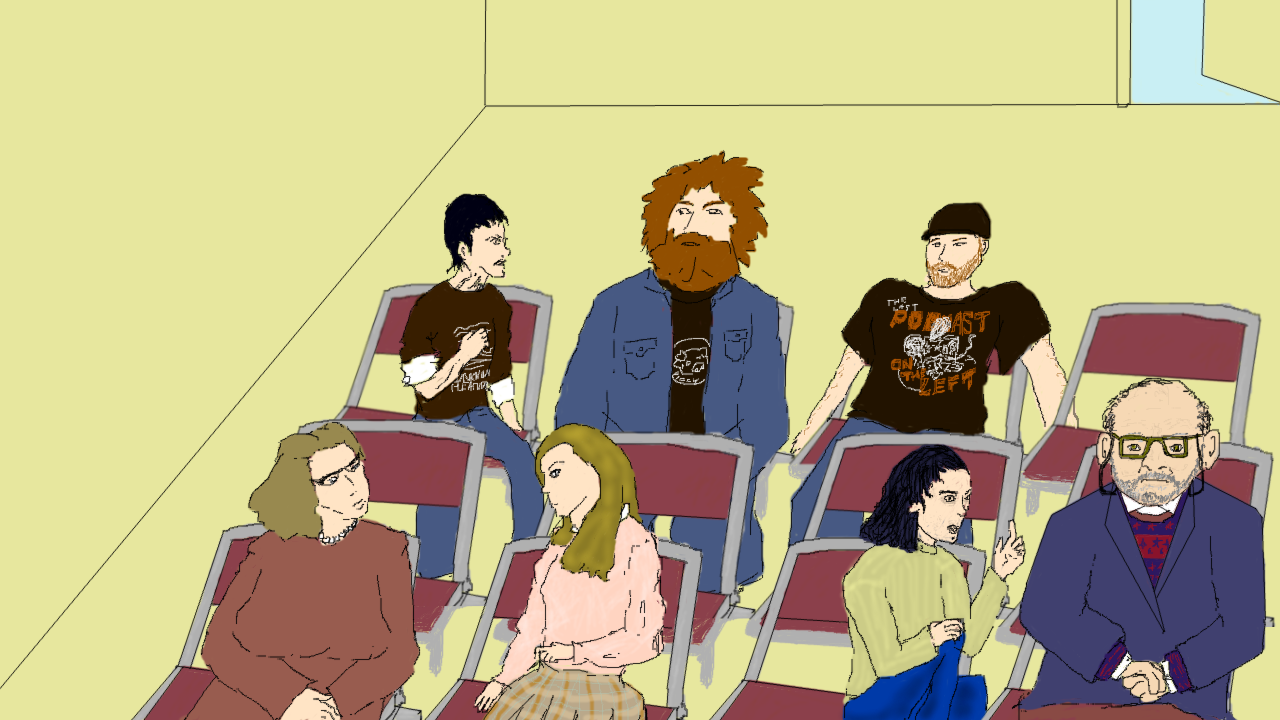
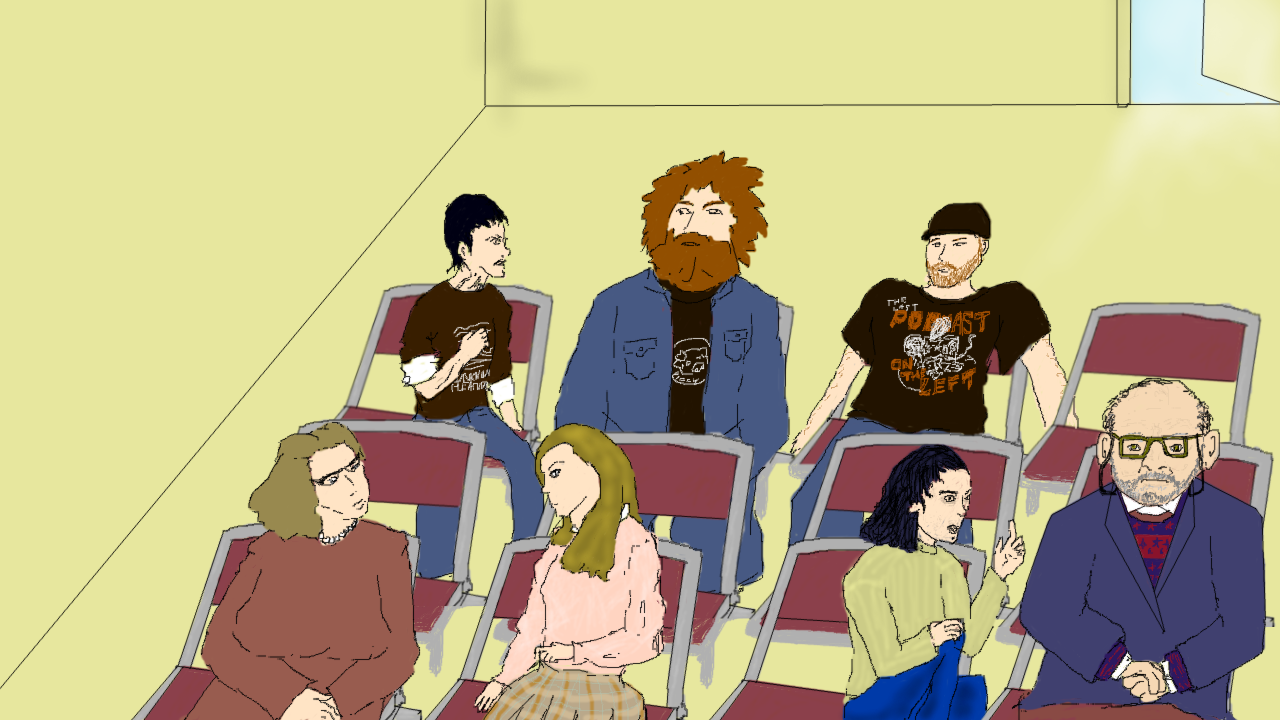
Layer changes from the first w=1280, h=720 image to the second:
added layer "room details" above "door light" over <box>465,0,1280,289</box>
